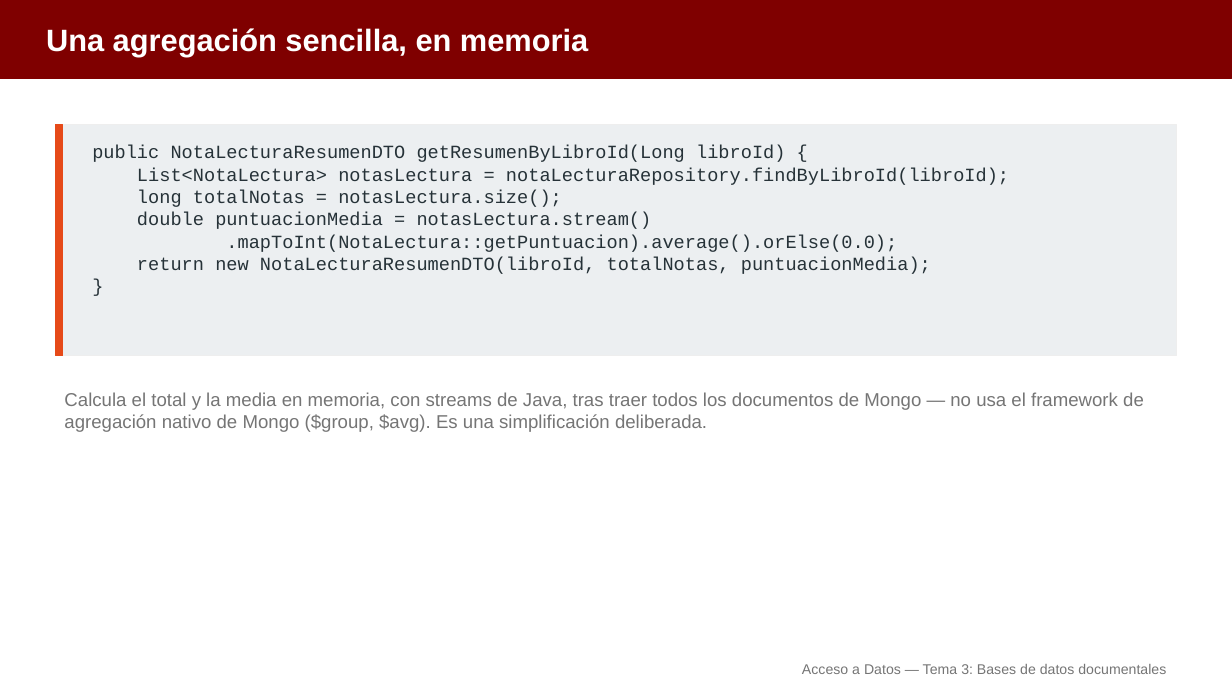
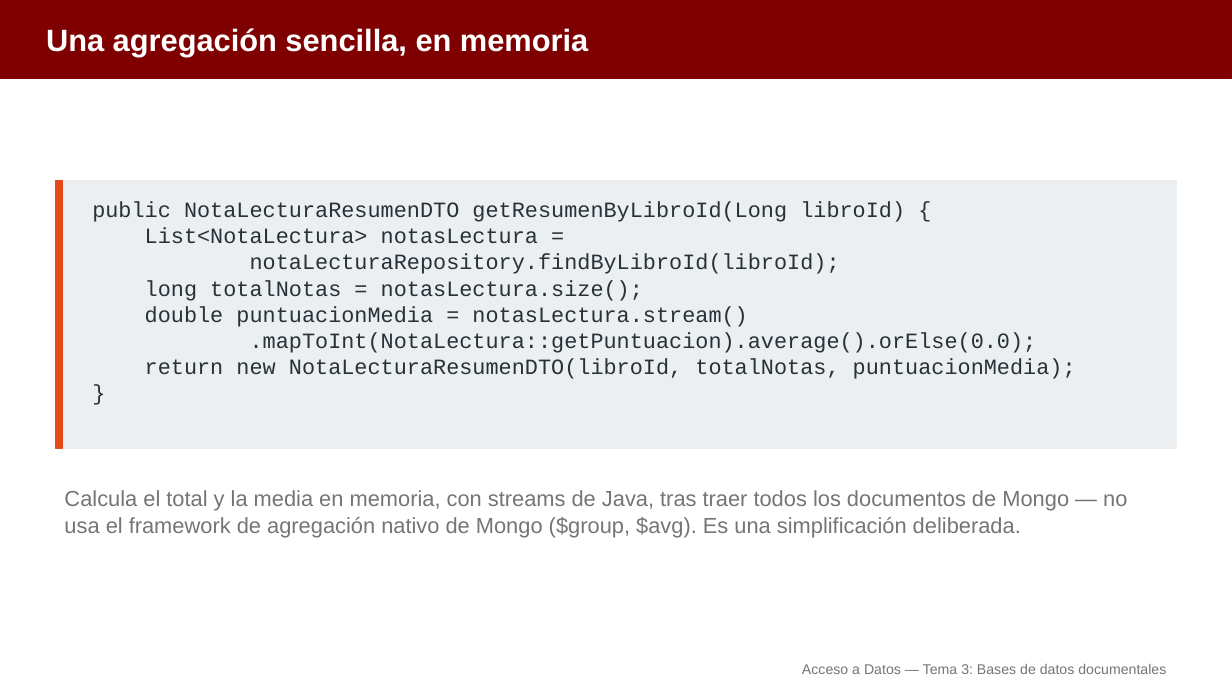
Before and after one commit to aitorventura/acceso-a-datos, a slide deck: slide 25 of tema3/diapositivas/conexion-mongodb.pptx. Drawn at 1232x693 pixels with LibreOffice and Linux fonts; fonts in the diff are those of the drawing. Boxes give left, top, right and bottom in pixels: in the first picture for what was removed or moved away, otherwise in the second. Text is boxed around its words. In the diff, an @@ line names an element or a change of style, - is before the commit and + after.

```diff
--- a/tema3/diapositivas/conexion-mongodb.pptx
+++ b/tema3/diapositivas/conexion-mongodb.pptx
@@ rectangle: place and size @@
-rectangle at <box>55,125,1177,356</box>
+rectangle at <box>55,180,1177,448</box>
@@ rectangle: place and size @@
-rectangle at <box>55,125,63,356</box>
+rectangle at <box>55,180,63,448</box>
@@ text "public NotaLecturaResumenDTO getResumenByLibroId(Long libroI ...": place and size @@
-text "public NotaLecturaResumenDTO getResumenByLibroId(Long libroI ..." at <box>92,145,1009,274</box>
+text "public NotaLecturaResumenDTO getResumenByLibroId(Long libroI ..." at <box>92,201,1076,379</box>
@@ text at <box>92,201,1076,379</box>: size 14.5 to 17 pt in "public NotaLecturaResumenDTO getResumenByLibroId(Long libroI ...", "long totalNotas = notasLectura.size();", "double puntuacionMedia = notasLectura.stream()", ".mapToInt(NotaLectura::getPuntuacion).average().orElse(0.0);" and 2 more places @@
@@ text at <box>145,228,840,274</box>: text changed; size 14.5 to 17 pt @@
-List<NotaLectura> notasLectura = notaLecturaRepository.findByLibroId(libroId);
+List<NotaLectura> notasLectura =
+notaLecturaRepository.findByLibroId(libroId);
@@ text "Calcula el total y la ...": place and size @@
-text "Calcula el total y la ..." at <box>64,392,1144,432</box>
+text "Calcula el total y la ..." at <box>64,490,1127,537</box>
@@ text "Calcula el total y la ..." at <box>64,490,1127,537</box>: size 14.5 to 17 pt @@
```
Also in this commit, not shown: 26 other slides changed, 15 other files.
